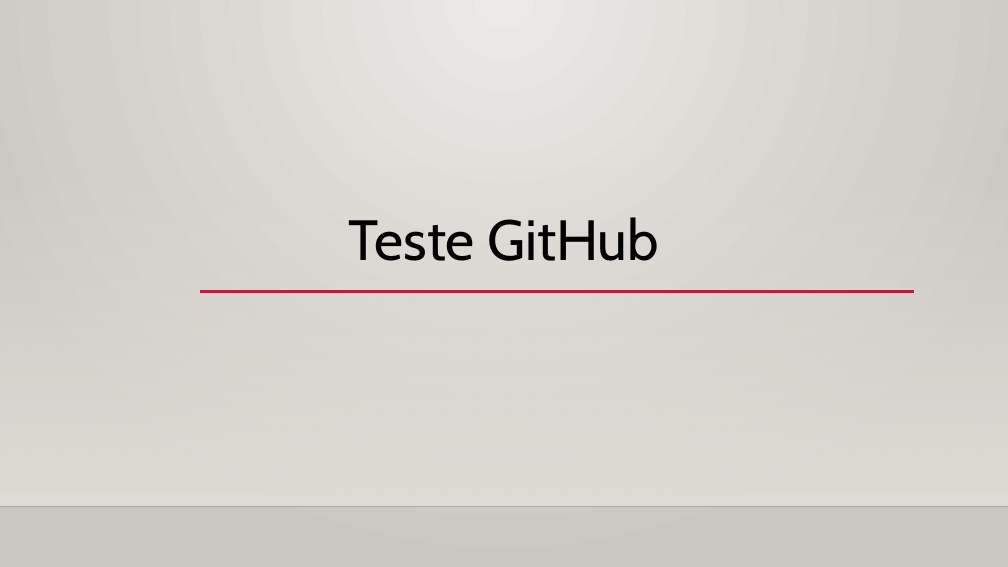
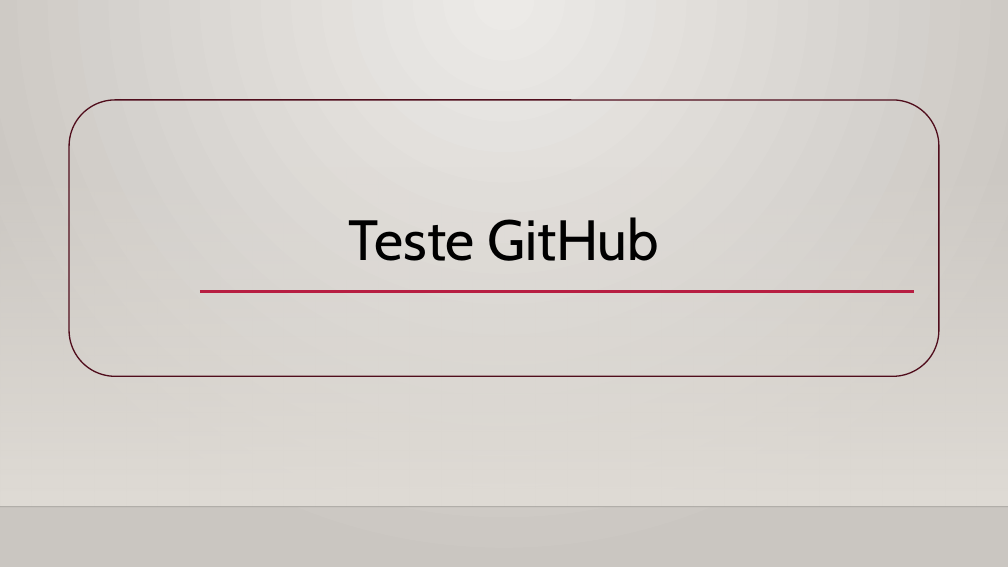
Before and after one commit to NicolasVPagliari/2SIPH-ExemploEngenharia, a slide deck: slide 1 of PastaDocumentos/Pitch.pptx. Drawn at 1008x567 pixels with LibreOffice and Linux fonts; fonts in the diff are those of the drawing; background and template pictures are left out. Boxes give left, top, right and bottom in pixels: in the first picture for what was removed or moved away, otherwise in the second. Text is boxed around its words. In the diff, an @@ line names an element or a change of style, - is before the commit and + after.

Commit message:
Modificação com um box no título

```diff
--- a/PastaDocumentos/Pitch.pptx
+++ b/PastaDocumentos/Pitch.pptx
@@ rounded rectangle added at (69, 100, 939, 377), outline #500D1D 1.25 pt @@
```
